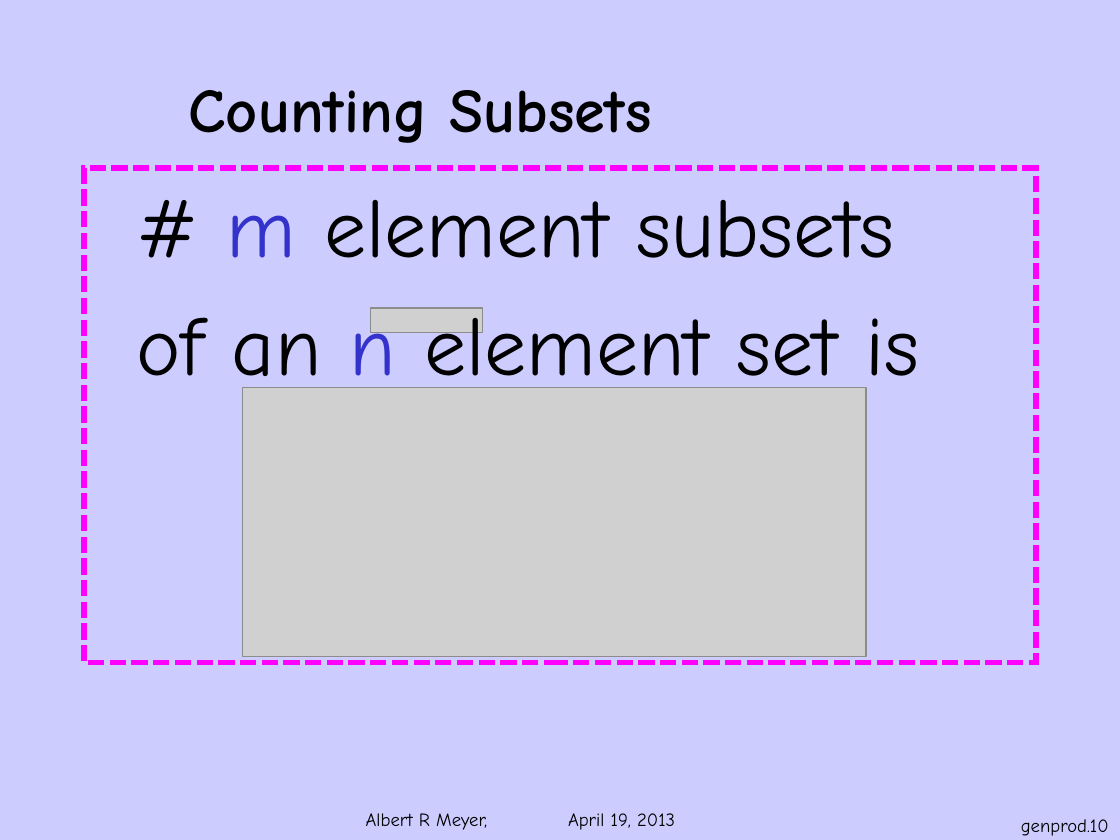
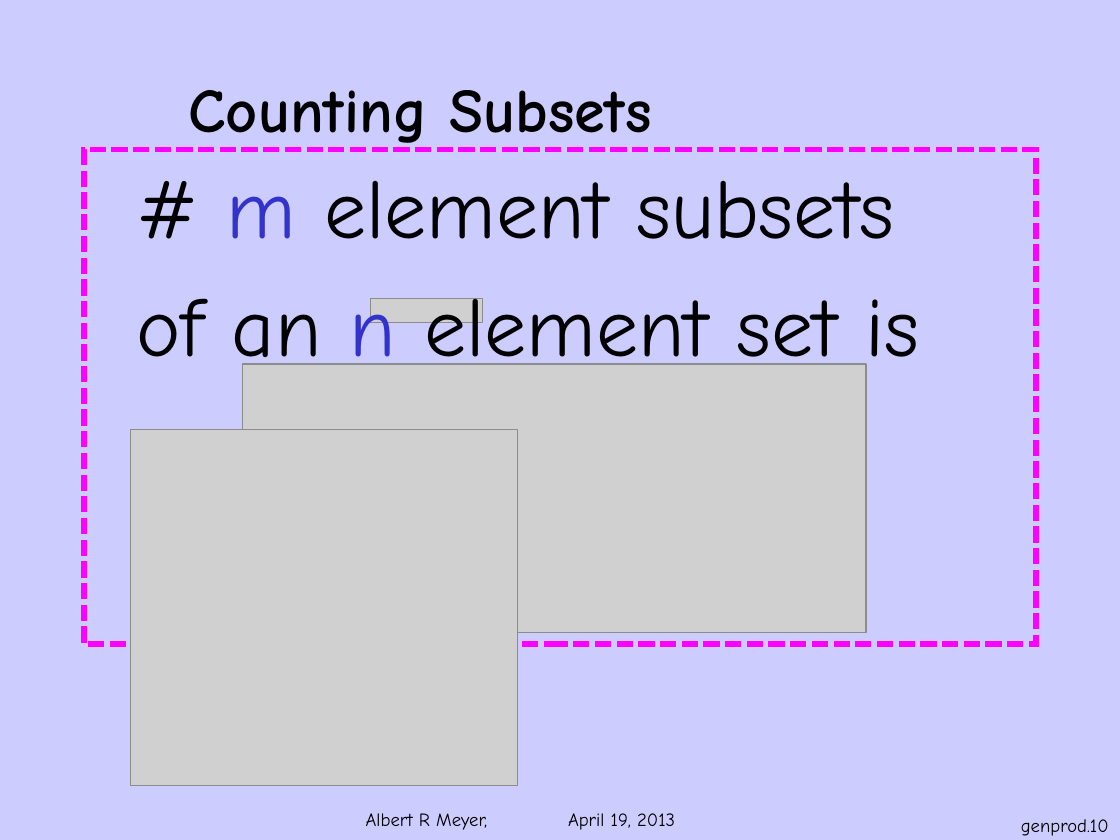
Before and after one commit to armeyer/mcs_web, a slide deck: slide 10 of spring13/slides13/genprod.pptx. Drawn at 1120x840 pixels with LibreOffice and Linux fonts; fonts in the diff are those of the drawing; grey boxes stand for pictures; background and template pictures are left out. Boxes give left, top, right and bottom in pixels: in the first picture for what was removed or moved away, otherwise in the second. Text is boxed around its words. In the diff, an @@ line names an element or a change of style, - is before the commit and + after.

Commit message:
split off count-2pair.pptx from genprod.pptx

```diff
--- a/spring13/slides13/genprod.pptx
+++ b/spring13/slides13/genprod.pptx
@@ rectangle: place and size @@
-rectangle at (84,168,1036,663)
+rectangle at (84,149,1036,644)
@@ text "# m element subsets": place and size @@
-text "# m element subsets" at (136,200,920,401)
+text "# m element subsets" at (136,181,920,382)
@@ picture: place and size @@
-picture at (371,308,483,333)
+picture at (371,299,483,324)
@@ picture: place and size @@
-picture at (243,388,867,656)
+picture at (243,364,867,633)
@@ picture added at (131,429,519,785) @@
```
Also in this commit, not shown: 5 other slides changed, 14 slides removed, 1 other file.
